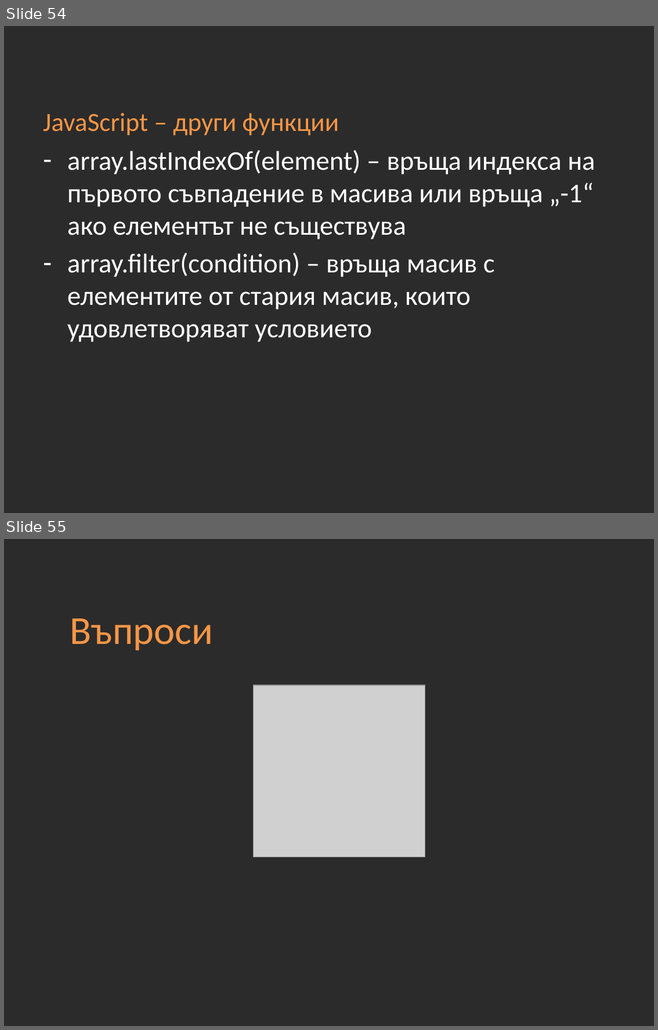
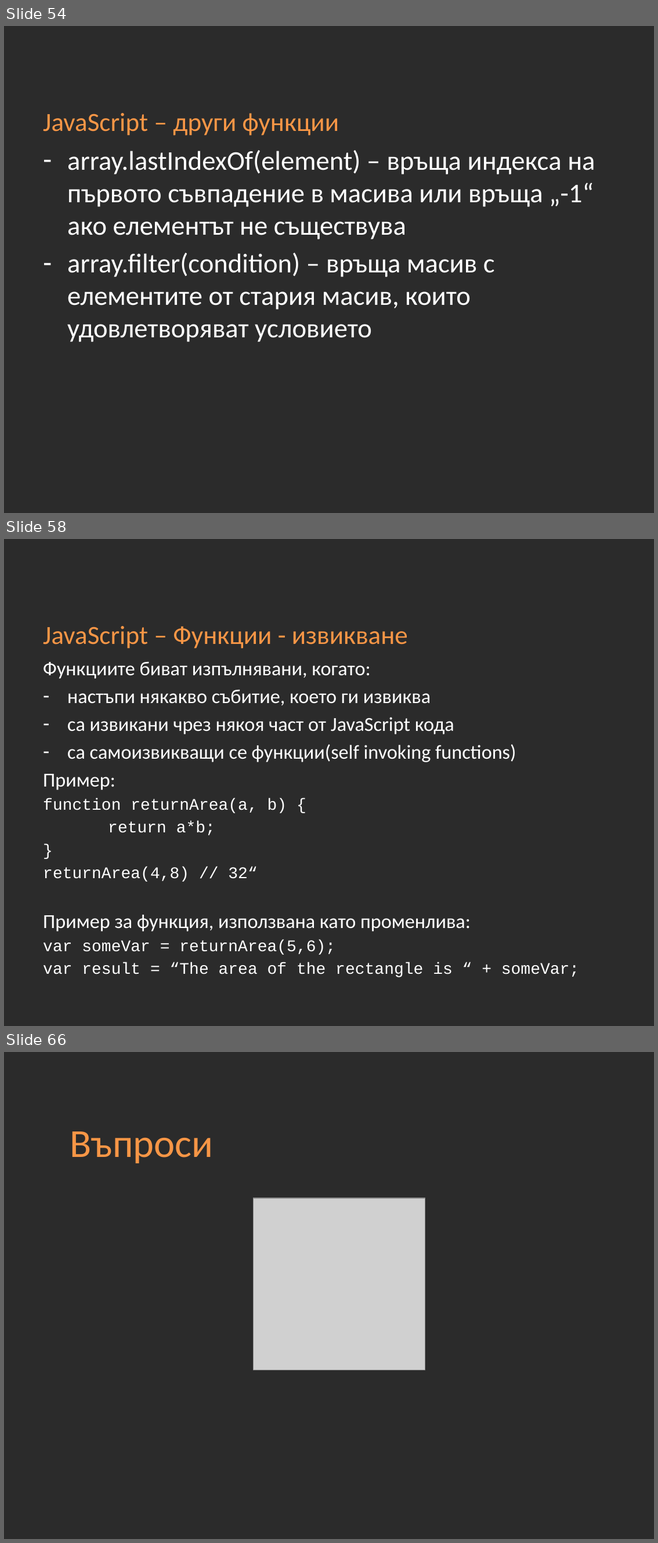
Before and after one commit to Academy-Soft-Intellect/Front-End-Course, a slide deck: 10-JavaScript-Basics.pptx. Shown one above the other, each under a label of ours: slides 54 and 55 before the commit, slides 54, 58 and 66 after it; the slides between them are not shown. The pictures are 658x1030 and 658x1543 pixels, drawn with LibreOffice and Linux fonts; fonts in the diff are those of the drawing; grey boxes stand for pictures; background and template pictures are left out; a plain dark background stands for a picture behind light text. Boxes give left, top, right and bottom in pixels: in the first picture for what was removed or moved away, otherwise in the second. Text is boxed around its words. In the diff, an @@ line names an element or a change of style, - is before the commit and + after.

```diff
--- a/10-JavaScript-Basics.pptx
+++ b/10-JavaScript-Basics.pptx
@@ slide 58 added at (x1=4, y1=539, x2=654, y2=1026), background picture (left out) @@
@@ title added at (x1=43, y1=626, x2=408, y2=649), 29 pt, text #F79646 @@
+JavaScript – Функции - извикване
@@ text added at (x1=43, y1=661, x2=579, y2=977), 22 pt, text #FFFFFF @@
+Функциите биват изпълнявани, когато:
+– настъпи някакво събитие, което ги извиква
+– са извикани чрез някоя част от JavaScript кода
+– са самоизвикващи се функции(self invoking functions)
+Пример:
+function returnArea(a, b) {
+return a*b;
+}
+returnArea(4,8) // 32“
+Пример за функция, използвана като променлива:
+var someVar = returnArea(5,6);
+var result = “The area of the rectangle is “ + someVar;
@@ what was slide 55 is now slide 66 @@
```
Also in this commit, not shown: 5 slides changed, 10 other slides added.
